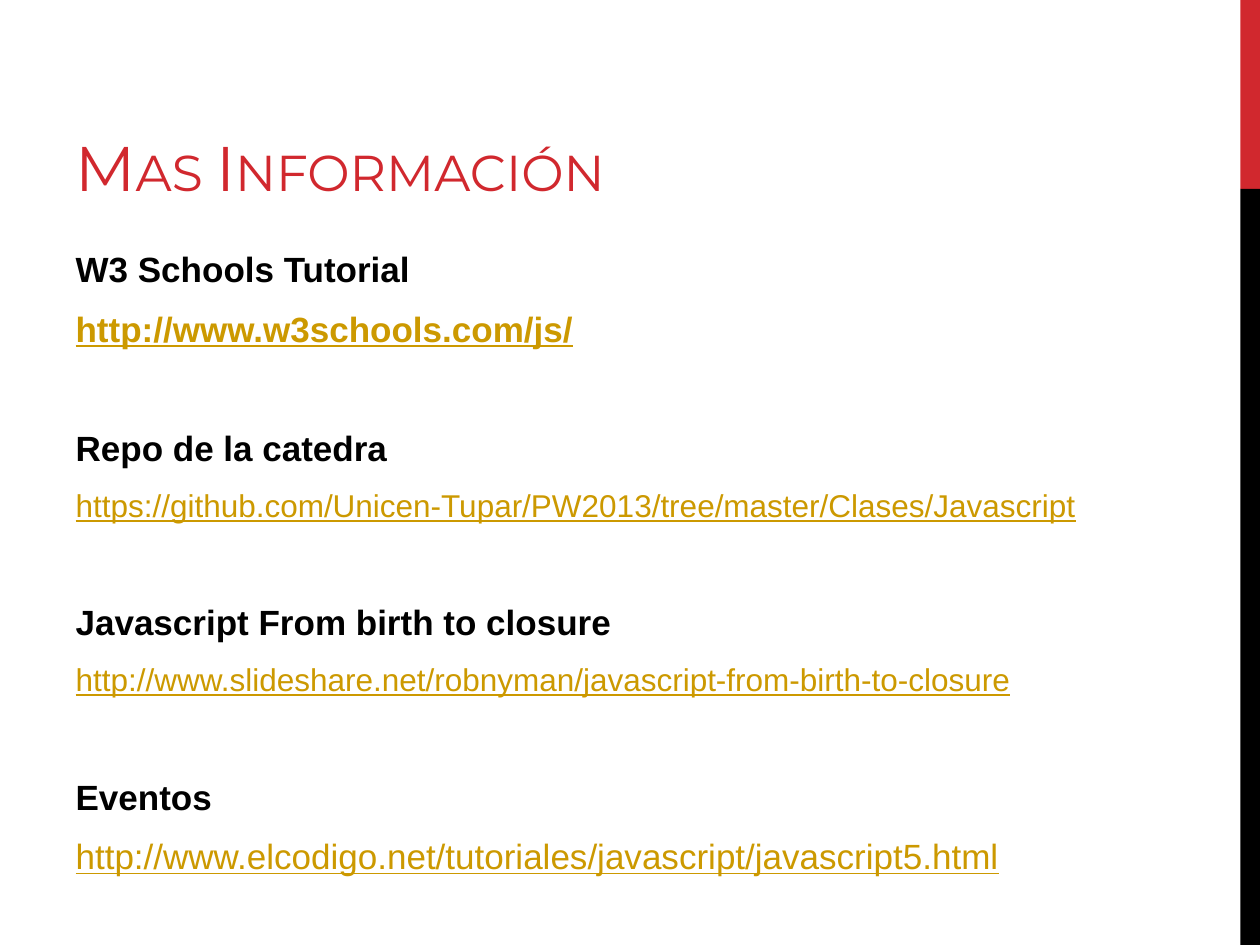
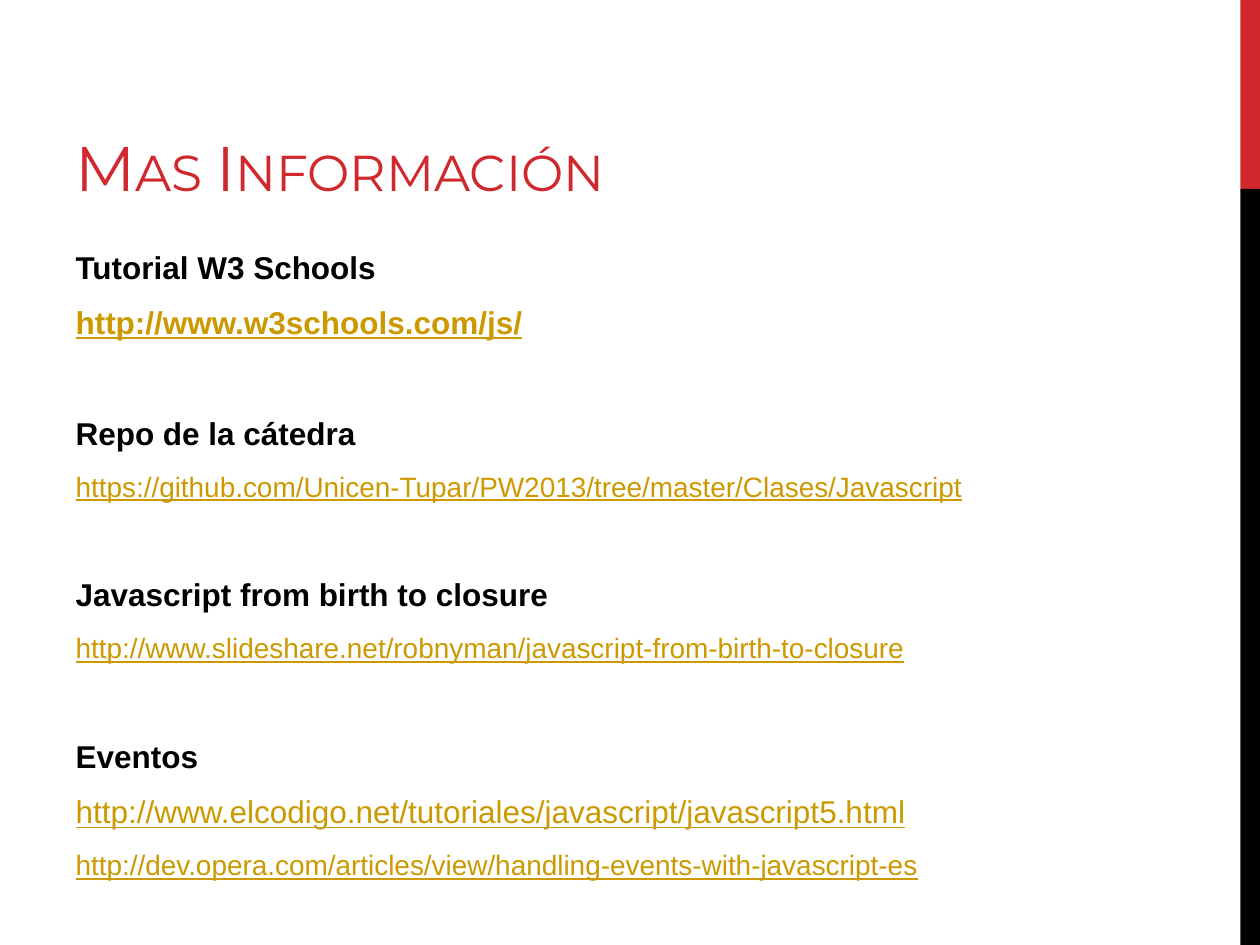
Before and after one commit to Unicen-Tuari/PW2013, a slide deck: slide 26 of Clases/Javascript/Slides/Javascript.pptx (slide 24 before the commit). Drawn at 1260x945 pixels with LibreOffice and Linux fonts; fonts in the diff are those of the drawing. Boxes give left, top, right and bottom in pixels: in the first picture for what was removed or moved away, otherwise in the second. Text is boxed around its words. In the diff, an @@ line names an element or a change of style, - is before the commit and + after.

Commit message:
update Slide

```diff
--- a/Clases/Javascript/Slides/Javascript.pptx
+++ b/Clases/Javascript/Slides/Javascript.pptx
@@ text at [76, 256, 375, 280]: text changed; size 20 to 18 pt @@
-W3 Schools Tutorial
+Tutorial W3 Schools
@@ text at [76, 311, 962, 829]: size 20 to 18 pt in "http://www.w3schools.com/js/", "Eventos", "http://www.elcodigo.net/tutoriales/javascript/javascript5.ht ..."; size 18 to 16 pt in "https://github.com/Unicen-Tupar/PW2013/tree/master/Clases/Ja ...", "http://www.slideshare.net/robnyman/javascript-from-birth-to- ..." @@
@@ text at [76, 422, 355, 451]: text changed; size 20 to 18 pt @@
-Repo de la catedra
+Repo de la cátedra
@@ text at [76, 583, 548, 612]: text changed; size 20 to 18 pt @@
-Javascript From birth to closure
+Javascript from birth to closure
@@ text at [76, 854, 918, 880]: paragraph added @@
+http://dev.opera.com/articles/view/handling-events-with-javascript-es
```
Also in this commit, not shown: 1 other slide changed, 2 slides added, 2 other files.
